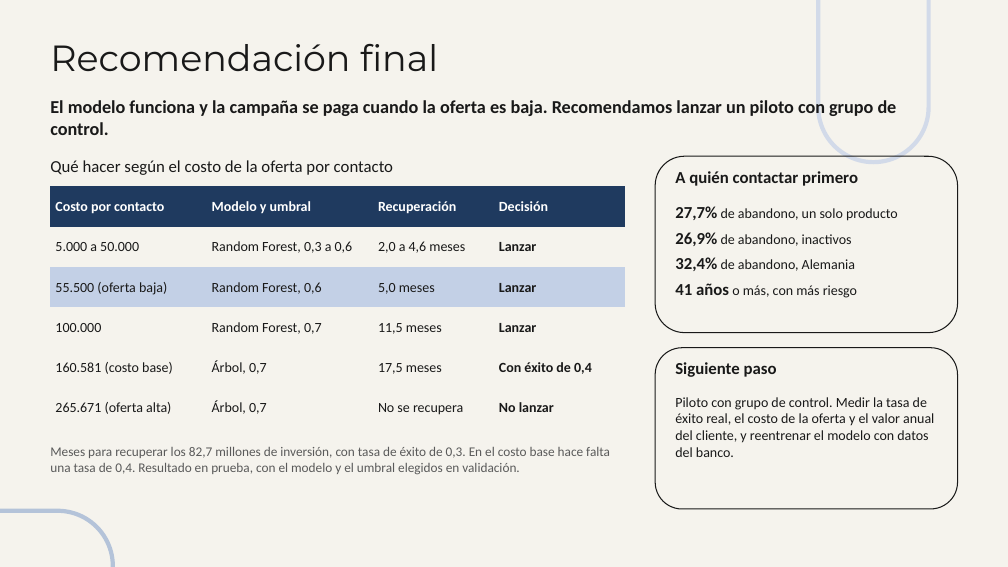
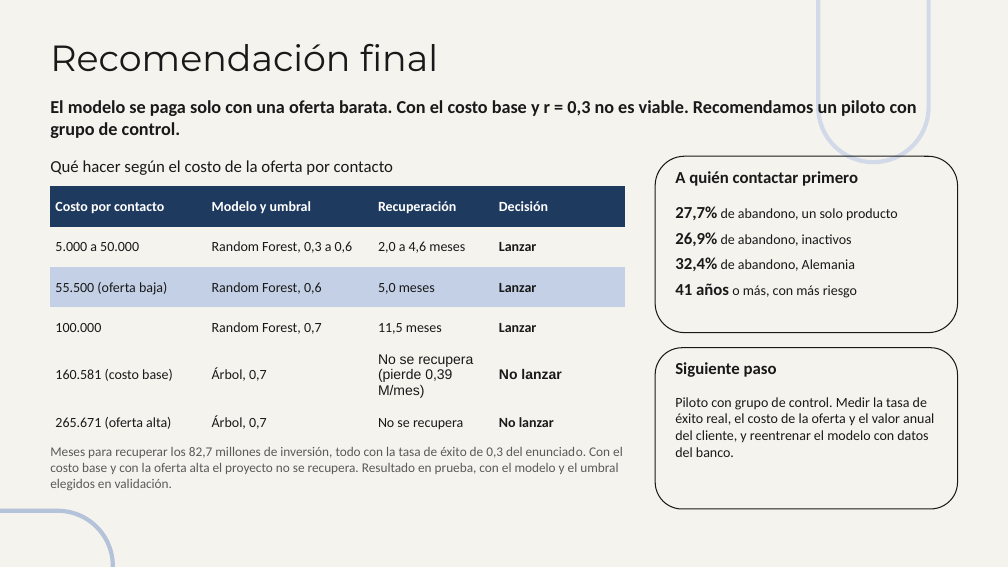
Before and after one commit to maria366p/CD_taller2, a slide deck: slide 9 of informe/Presentacion_Taller2.pptx. Drawn at 1008x567 pixels with LibreOffice and Linux fonts; fonts in the diff are those of the drawing. Boxes give left, top, right and bottom in pixels: in the first picture for what was removed or moved away, otherwise in the second. Text is boxed around its words. In the diff, an @@ line names an element or a change of style, - is before the commit and + after.

```diff
--- a/informe/Presentacion_Taller2.pptx
+++ b/informe/Presentacion_Taller2.pptx
@@ text at (50,100,917,138): text changed @@
-El modelo funciona y la campaña se paga cuando la oferta es baja. Recomendamos lanzar un piloto con grupo de control.
+El modelo se paga solo con una oferta barata. Con el costo base y r = 0,3 no es viable. Recomendamos un piloto con grupo de control.
@@ table at (50,186,625,443) @@
-row 5, column 3: 17,5 meses
+row 5, column 3: No se recupera (pierde 0,39 M/mes)
-row 5, column 4: Con éxito de 0,4
+row 5, column 4: No lanzar
@@ text at (50,447,623,490): text changed @@
-Meses para recuperar los 82,7 millones de inversión, con tasa de éxito de 0,3. En el costo base hace falta una tasa de 0,4. Resultado en prueba, con el modelo y el umbral elegidos en validación.
+Meses para recuperar los 82,7 millones de inversión, todo con la tasa de éxito de 0,3 del enunciado. Con el costo base y con la oferta alta el proyecto no se recupera. Resultado en prueba, con el modelo y el umbral elegidos en validación.
```
Also in this commit, not shown: 2 other slides changed.
